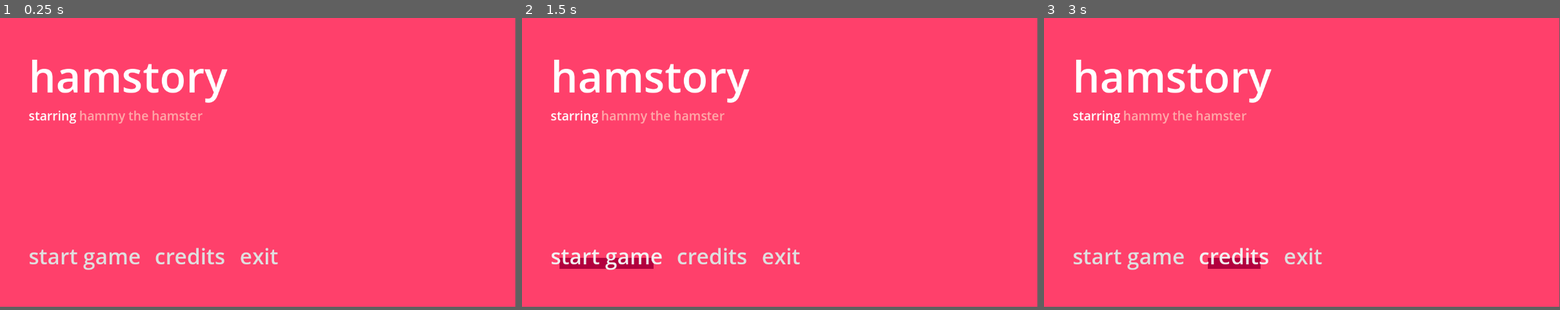
Above: before the commit, frames 1-3 (left to right).
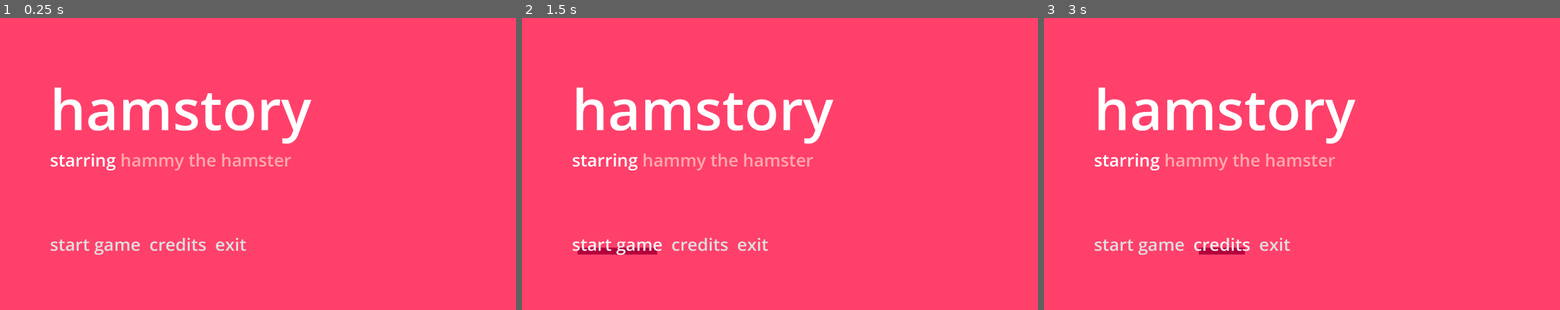
Above: after the commit, the same moments.

Repository: illogicalapple/hamstory
Game: Godot game, scene res://src/menu/main_menu.tscn
Two runs of this game, one before a commit and one after it. Both use one fixed random seed, a clock stepped at 60 frames per second and the inputs below. Sound files missing from this copy of the repository are replaced by a short silence.
Inputs:
- Up to frame 1 (0.25 s): no input
- Up to frame 2 (1.5 s): click "start game" at 0.5 s; click "start game" at 1.25 s
- Up to frame 3 (3 s): click "start game" at 2 s; click "credits" at 2.75 s
In our replay, the window is 799x449 before the commit and 800x454 after it. These sizes can differ from the game's own. Grey fills any space a smaller window leaves; there, only what the larger window draws over its background counts as a difference.

The runs differ from the first frame. In frame 1, 6.8% of the frame differs, in the area x 5-61%, y 14-87%; in frame 2, 7.5%; in frame 3, 7.2%.

Commit message:
music?

Diff:
--- a/project.godot
+++ b/project.godot
@@ -15,6 +15,12 @@
 config/features=PackedStringArray("4.1", "Forward Plus")
 config/icon="res://icon.svg"
 
+[display]
+
+window/size/viewport_width=1900
+window/size/viewport_height=1080
+window/size/mode=3
+
 [rendering]
 
 environment/defaults/default_clear_color=Color(1, 0.25098, 0.419608, 1)
--- a/resources/main_theme.tres
+++ b/resources/main_theme.tres
@@ -8,11 +8,15 @@
 
 [sub_resource type="StyleBoxEmpty" id="StyleBoxEmpty_8j8hi"]
 
+[sub_resource type="StyleBoxFlat" id="StyleBoxFlat_fp7xx"]
+bg_color = Color(0.699288, 6.61798e-06, 0.244976, 1)
+
 [resource]
-Button/font_sizes/font_size = 48
+Button/font_sizes/font_size = 64
 Button/styles/disabled = SubResource("StyleBoxEmpty_rku63")
 Button/styles/focus = SubResource("StyleBoxEmpty_4xy1k")
 Button/styles/hover = SubResource("StyleBoxEmpty_bkr32")
 Button/styles/normal = SubResource("StyleBoxEmpty_8j8hi")
+Button/styles/pressed = SubResource("StyleBoxFlat_fp7xx")
 HBoxContainer/constants/separation = 32
 VBoxContainer/constants/separation = 4
--- /dev/null
+++ b/src/menu/main_menu.gd
@@ -0,0 +1 @@
+extends Control
--- a/src/menu/main_menu.tscn
+++ b/src/menu/main_menu.tscn
@@ -1,7 +1,9 @@
-[gd_scene load_steps=3 format=3 uid="uid://5a73gco1r63v"]
+[gd_scene load_steps=5 format=3 uid="uid://5a73gco1r63v"]
 
 [ext_resource type="Theme" uid="uid://de58itubqysea" path="res://resources/main_theme.tres" id="1_qqqwu"]
+[ext_resource type="Script" path="res://src/menu/main_menu.gd" id="2_33mmf"]
 [ext_resource type="PackedScene" uid="uid://64tqlsigrl0t" path="res://src/components/select_button.tscn" id="2_md4ge"]
+[ext_resource type="AudioStream" uid="uid://bh5yao3xo2rw8" path="res://src/assets/sound/music/menu_music.mp3" id="4_0g0ct"]
 
 [node name="MainMenu" type="Control"]
 layout_mode = 3
@@ -11,24 +13,25 @@
 grow_horizontal = 2
 grow_vertical = 2
 theme = ExtResource("1_qqqwu")
+script = ExtResource("2_33mmf")
 
 [node name="Things" type="VBoxContainer" parent="."]
 layout_mode = 1
-offset_left = 64.0
-offset_top = 64.0
-offset_right = 509.0
-offset_bottom = 242.0
+offset_left = 184.0
+offset_top = 192.0
+offset_right = 1370.0
+offset_bottom = 636.0
 
 [node name="Title" type="Label" parent="Things"]
 layout_mode = 2
 theme = ExtResource("1_qqqwu")
-theme_override_font_sizes/font_size = 96
+theme_override_font_sizes/font_size = 208
 text = "hamstory"
 
 [node name="Thingy" type="RichTextLabel" parent="Things"]
 layout_mode = 2
 theme = ExtResource("1_qqqwu")
-theme_override_font_sizes/normal_font_size = 28
+theme_override_font_sizes/normal_font_size = 64
 bbcode_enabled = true
 text = "starring [color=#ffaaaa]hammy the hamster[/color]"
 fit_content = true
@@ -41,10 +44,10 @@
 anchor_top = 1.0
 anchor_right = 1.0
 anchor_bottom = 1.0
-offset_left = 64.0
-offset_top = -147.0
-offset_right = -46.0
-offset_bottom = -80.0
+offset_left = 184.0
+offset_top = -267.0
+offset_right = 74.0
+offset_bottom = -200.0
 grow_horizontal = 2
 grow_vertical = 0
 
@@ -59,3 +62,9 @@
 [node name="Exit" parent="Options" instance=ExtResource("2_md4ge")]
 layout_mode = 2
 text = "exit"
+
+[node name="AudioStreamPlayer" type="AudioStreamPlayer" parent="."]
+stream = ExtResource("4_0g0ct")
+autoplay = true
+
+[connection signal="finished" from="AudioStreamPlayer" to="." method="_on_audio_stream_player_finished"]
Not shown: 1 places in resources/main_theme.tres that only renumber resources
Not shown, added: src/assets/sound/music/menu_music.mp3.import
Not shown, added: src/assets/sound/music/menu_music_or_whatever.mp3.import
Not shown, added: src/assets/sound/music/menu_music.mp3
Not shown, added: src/assets/sound/music/menu_music_or_whatever.mp3
